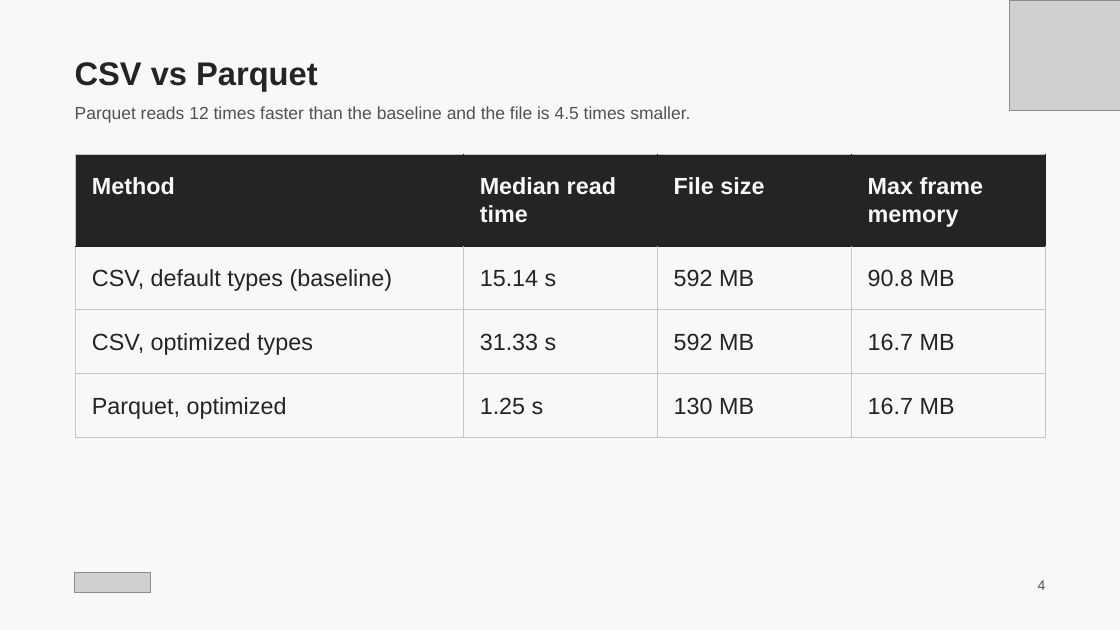
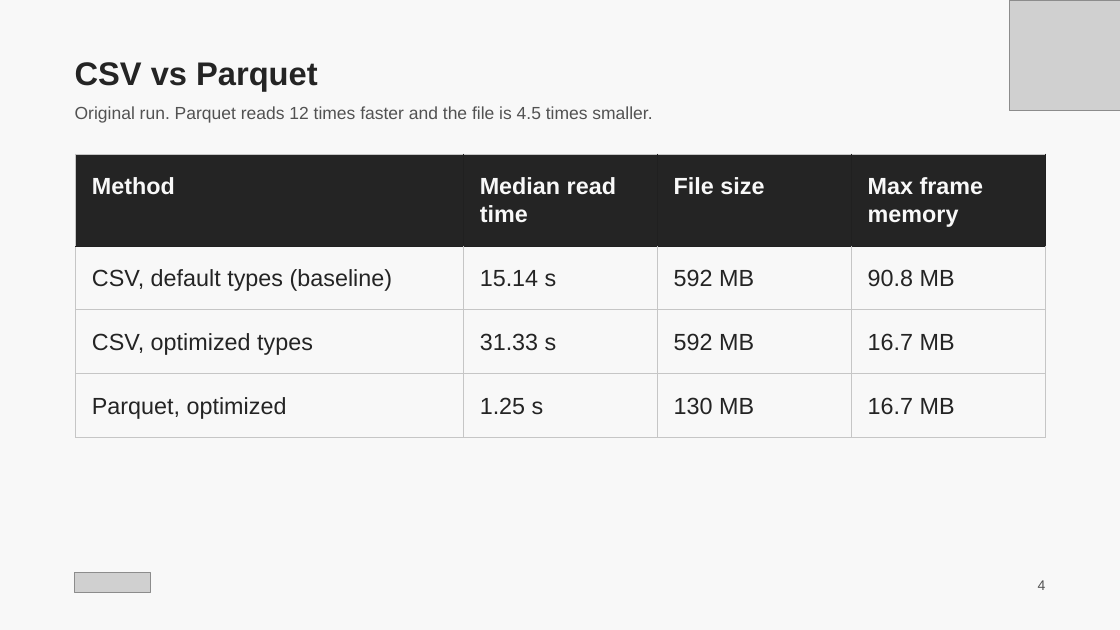
Before and after one commit to aknazar47/Programming-Final-Flights, a slide deck: slide 4 of submission/Flight Delays and Cancellations.pptx. Drawn at 1120x630 pixels with LibreOffice and Linux fonts; fonts in the diff are those of the drawing; grey boxes stand for pictures. Boxes give left, top, right and bottom in pixels: in the first picture for what was removed or moved away, otherwise in the second. Text is boxed around its words. In the diff, an @@ line names an element or a change of style, - is before the commit and + after.

```diff
--- a/submission/Flight Delays and Cancellations.pptx
+++ b/submission/Flight Delays and Cancellations.pptx
@@ text at box(75, 106, 652, 123): text changed @@
-Parquet reads 12 times faster than the baseline and the file is 4.5 times smaller.
+Original run. Parquet reads 12 times faster and the file is 4.5 times smaller.
```
Also in this commit, not shown: 6 other slides changed, 4 slides added, 1 other file.
